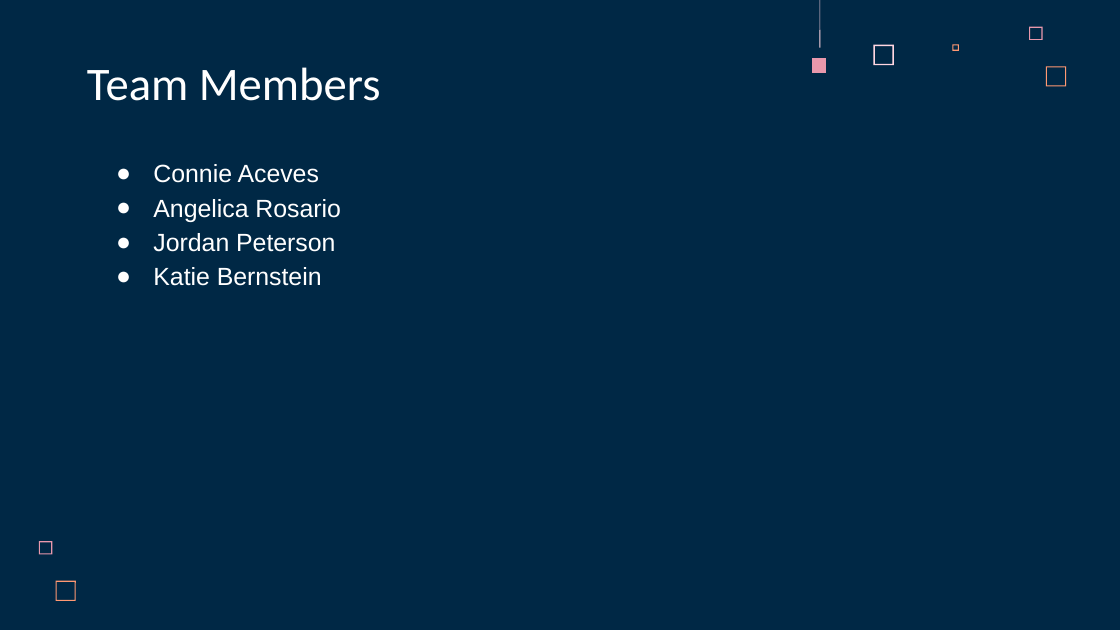
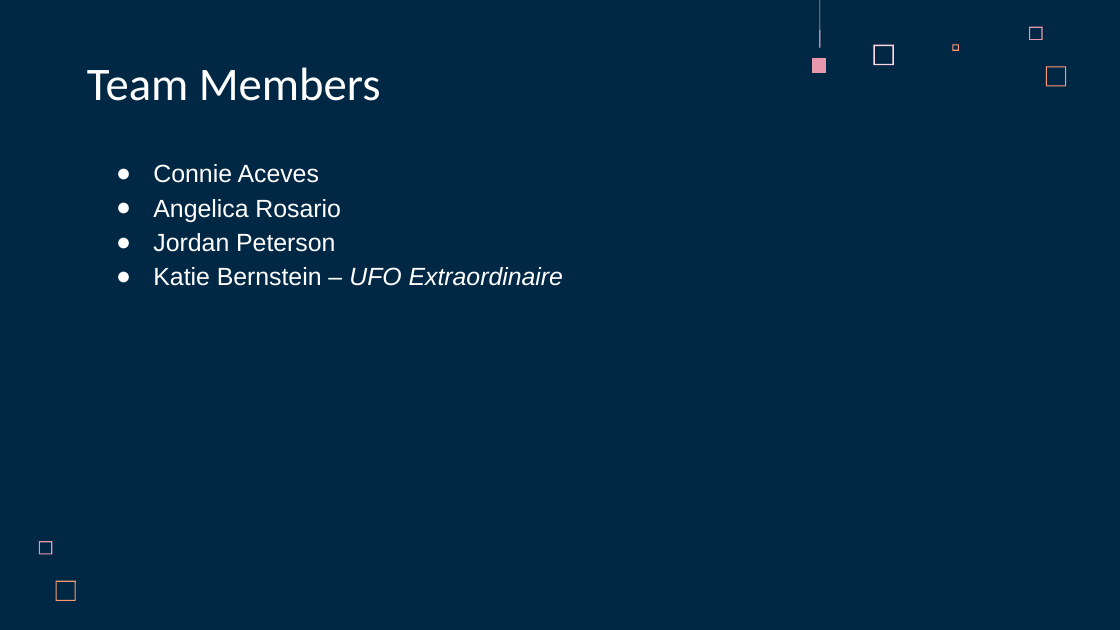
Before and after one commit to acegal1/Group1_Final_Project, a slide deck: slide 2 of _Group 1 Final Project Presentation - UFO Sightings in Arizona.pptx. Drawn at 1120x630 pixels with LibreOffice and Linux fonts; fonts in the diff are those of the drawing. Boxes give left, top, right and bottom in pixels: in the first picture for what was removed or moved away, otherwise in the second. Text is boxed around its words. In the diff, an @@ line names an element or a change of style, - is before the commit and + after.

```diff
--- a/_Group 1 Final Project Presentation - UFO Sightings in Arizona.pptx
+++ b/_Group 1 Final Project Presentation - UFO Sightings in Arizona.pptx
@@ text at (153, 267, 563, 286): text changed; italic on @@
-● Katie Bernstein
+● Katie Bernstein – UFO Extraordinaire
```
Also in this commit, not shown: 7 other slides changed, 7 slides added, 5 slides removed.
